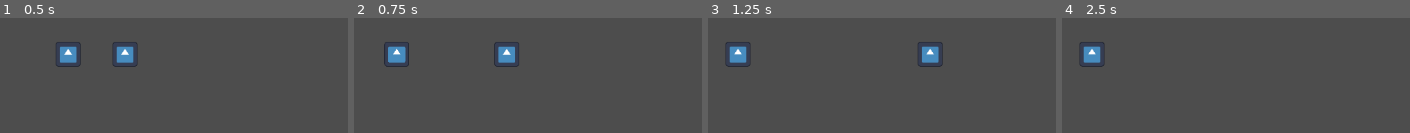
Above: before the commit, frames 1-4 (left to right).
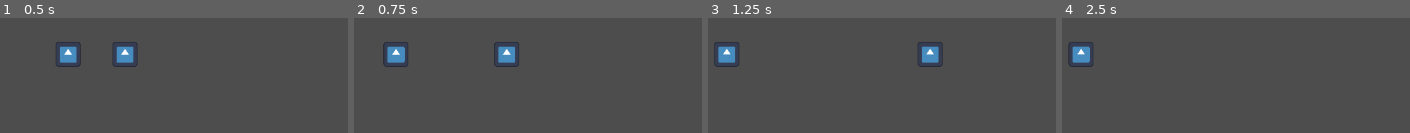
Above: after the commit, the same moments.

Repository: CISC204-S25/final-project-team-2
Game: Godot game, scene res://scenes/main.tscn
Two runs of this game, one before a commit and one after it. Both use one fixed random seed, a clock stepped at 60 frames per second and the inputs below. The engine's default icon, where the game draws it, is replaced by a stand-in: a white triangle on a blue panel in a dark square.
Inputs:
- Up to frame 1 (0.5 s): no input
- Up to frame 2 (0.75 s): tap Enter at 0.5 s; hold D (p1_right) from 0.53 s (still down); tap Left (p2_left) at 0.6 s
- Up to frame 3 (1.25 s): keep holding D (p1_right); tap W (p1_jump) at 0.77 s
- Up to frame 4 (2.5 s): tap Right (p2_right) at 1.35 s; tap W (p1_jump) at 1.52 s; release D (p1_right) at 2.03 s; hold A (p1_left) from 2.03 s (still down); tap Left (p2_left) at 2.1 s

Frame 1 is identical in both runs. In frame 2, 0.3% of the frame differs, in the area x 8-16%, y 21-43%; in frame 3, 1.3%; in frame 4, 1.3%, in the area x 1-13%, y 20-43%.

Commit message:
Fixed collisions, added push objects function for rigidbody2d
both players can now push rigidbody2d objects

Diff:
--- a/final-project/scenes/main.tscn
+++ b/final-project/scenes/main.tscn
@@ -12,11 +12,9 @@
 
 [node name="Player1" parent="Player Movement Test" instance=ExtResource("1_4sje8")]
 position = Vector2(22, 0)
-collision_mask = 2
 
 [node name="Player2" parent="Player Movement Test" instance=ExtResource("1_wyb0p")]
 position = Vector2(-19, 0)
-collision_mask = 2
 
 [node name="Camera2D" type="Camera2D" parent="Player Movement Test"]
 zoom = Vector2(2, 2)
--- a/final-project/scenes/player1.tscn
+++ b/final-project/scenes/player1.tscn
@@ -6,8 +6,7 @@
 [sub_resource type="CircleShape2D" id="CircleShape2D_dyp4d"]
 
 [node name="Player1" type="CharacterBody2D"]
-collision_layer = 3
-collision_mask = 3
+collision_mask = 2
 script = ExtResource("1_vv1x5")
 
 [node name="CollisionShape2D" type="CollisionShape2D" parent="."]
--- a/final-project/scenes/player2.tscn
+++ b/final-project/scenes/player2.tscn
@@ -6,8 +6,7 @@
 [sub_resource type="CircleShape2D" id="CircleShape2D_lrpid"]
 
 [node name="Player2" type="CharacterBody2D"]
-collision_layer = 3
-collision_mask = 3
+collision_mask = 2
 script = ExtResource("1_65bwc")
 
 [node name="CollisionShape2D" type="CollisionShape2D" parent="."]
--- a/final-project/scripts/player_1.gd
+++ b/final-project/scripts/player_1.gd
@@ -3,9 +3,11 @@
 # Change these values for movement/jump speed
 const SPEED = 100.0
 const JUMP_VELOCITY = -320.0
+const MAX_JUMPS = 2
+
+const PUSH_FORCE = 30
 const GRAVITY = 900
 const FALL_GRAVITY = 1500
-const MAX_JUMPS = 2
 
 var jumps = 2
 
@@ -50,3 +52,12 @@
 		velocity.x = move_toward(velocity.x, 0, SPEED)
 
 	move_and_slide()
+	push_objects()
+
+
+func push_objects():
+	for i in get_slide_collision_count():
+		var collision = get_slide_collision(i)
+		var collider = collision.get_collider()
+		if collider is RigidBody2D:
+			collider.apply_central_impulse(collision.get_normal() * -1 * PUSH_FORCE)
--- a/final-project/scripts/player_2.gd
+++ b/final-project/scripts/player_2.gd
@@ -4,8 +4,9 @@
 const SPEED = 30.0
 const JUMP_VELOCITY = -200.0
 const ICE_SPEEDUP = 120
-const ICE_SLOWDOWN = 10
+const ICE_SLOWDOWN = 7
 
+const PUSH_FORCE = 30
 const GRAVITY = 900
 const FALL_GRAVITY = 1500
 
@@ -45,3 +46,12 @@
 		velocity.x = move_toward(velocity.x, 0, ICE_SLOWDOWN)
 
 	move_and_slide()
+	push_objects()
+
+
+func push_objects():
+	for i in get_slide_collision_count():
+		var collision = get_slide_collision(i)
+		var collider = collision.get_collider()
+		if collider is RigidBody2D:
+			collider.apply_central_impulse(collision.get_normal() * -1 * PUSH_FORCE)
